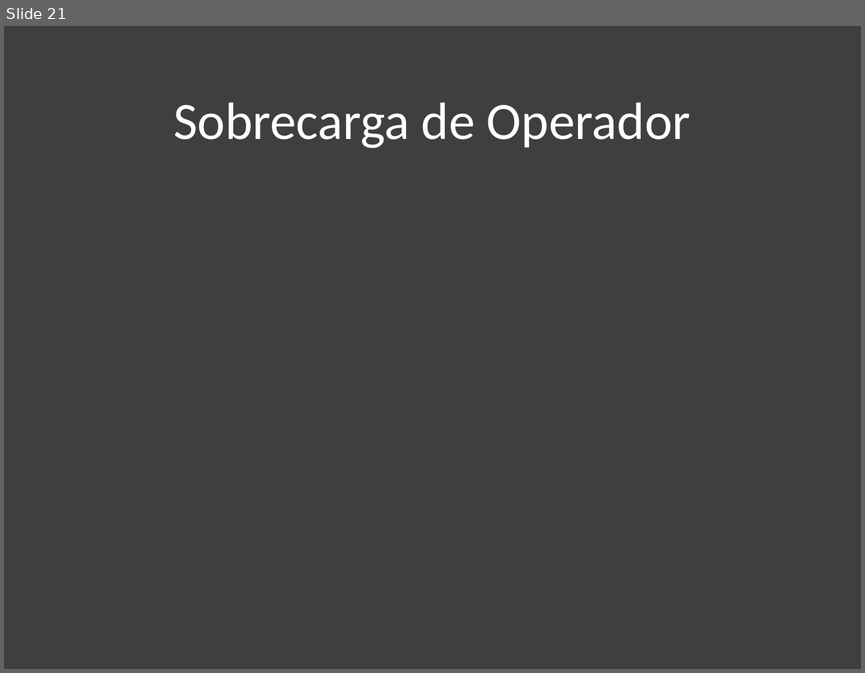
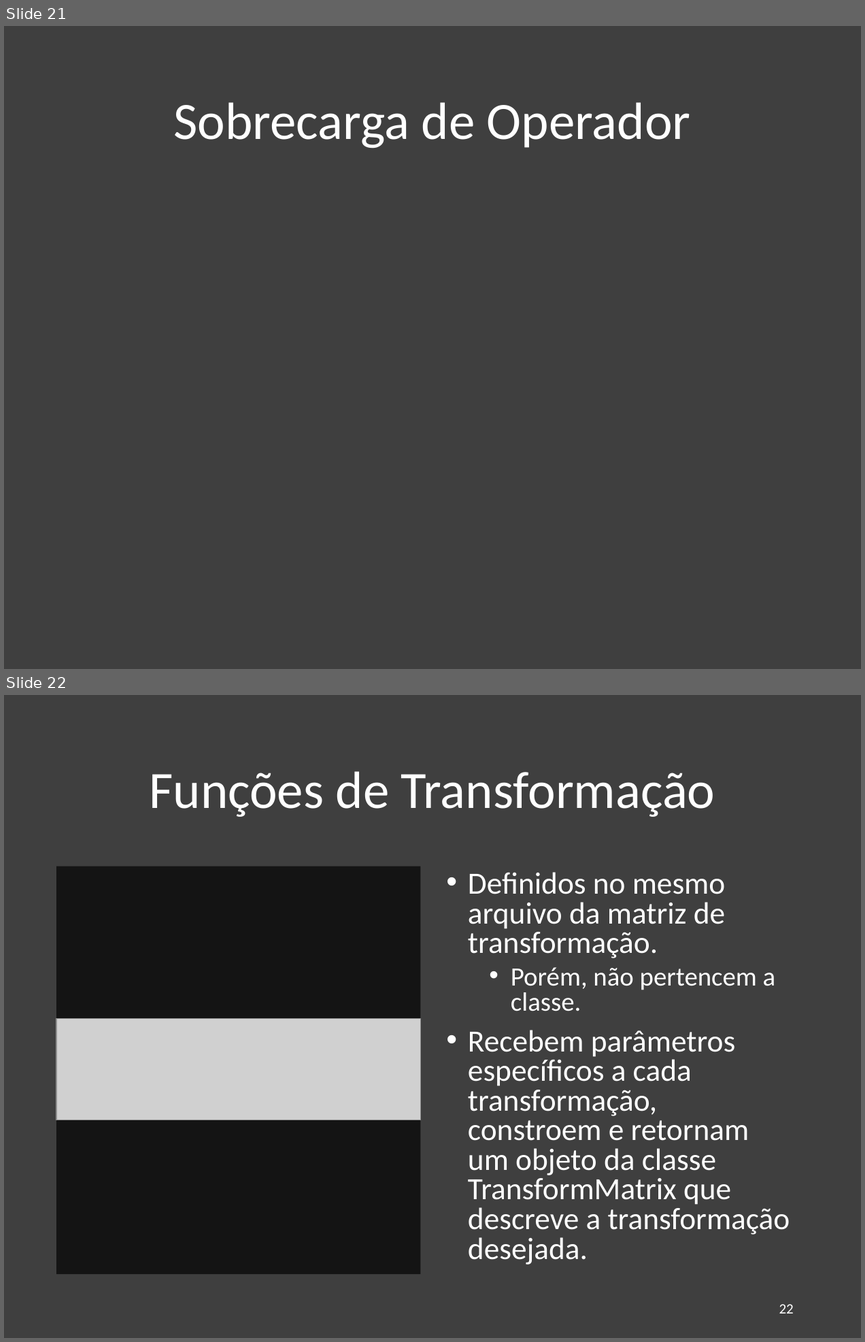
Before and after one commit to danisson/final-cg1, a slide deck: apresentação/Trabalho de CG1.pptx. Shown one above the other, each under a label of ours: slide 21 before the commit, slides 21 and 22 after it. The pictures are 865x673 and 865x1342 pixels, drawn with LibreOffice and Linux fonts; fonts in the diff are those of the drawing; grey boxes stand for pictures. Boxes give left, top, right and bottom in pixels: in the first picture for what was removed or moved away, otherwise in the second. Text is boxed around its words. In the diff, an @@ line names an element or a change of style, - is before the commit and + after.

```diff
--- a/apresentação/Trabalho de CG1.pptx
+++ b/apresentação/Trabalho de CG1.pptx
@@ slide 22 added at bbox=[4, 695, 861, 1338], background #3F3F3F @@
@@ title added at bbox=[149, 771, 715, 817], 44 pt, text #FFFFFF @@
+Funções de Transformação
@@ rectangle added at bbox=[56, 866, 420, 1274], fill #141414 @@
@@ text added at bbox=[468, 872, 790, 1264], 25.9 pt, text #FFFFFF @@
+• Definidos no mesmo arquivo da matriz de transformação.
+  • Porém, não pertencem a classe.
+• Recebem parâmetros específicos a cada transformação, constroem e retornam um objeto da classe TransformMatrix que descreve a transformação desejada.
@@ picture added at bbox=[56, 1018, 420, 1119] @@
@@ page number added at bbox=[779, 1304, 793, 1313], 12 pt, text #FFFFFF @@
+22
```
Also in this commit, not shown: 8 other slides added, 7 other files.
